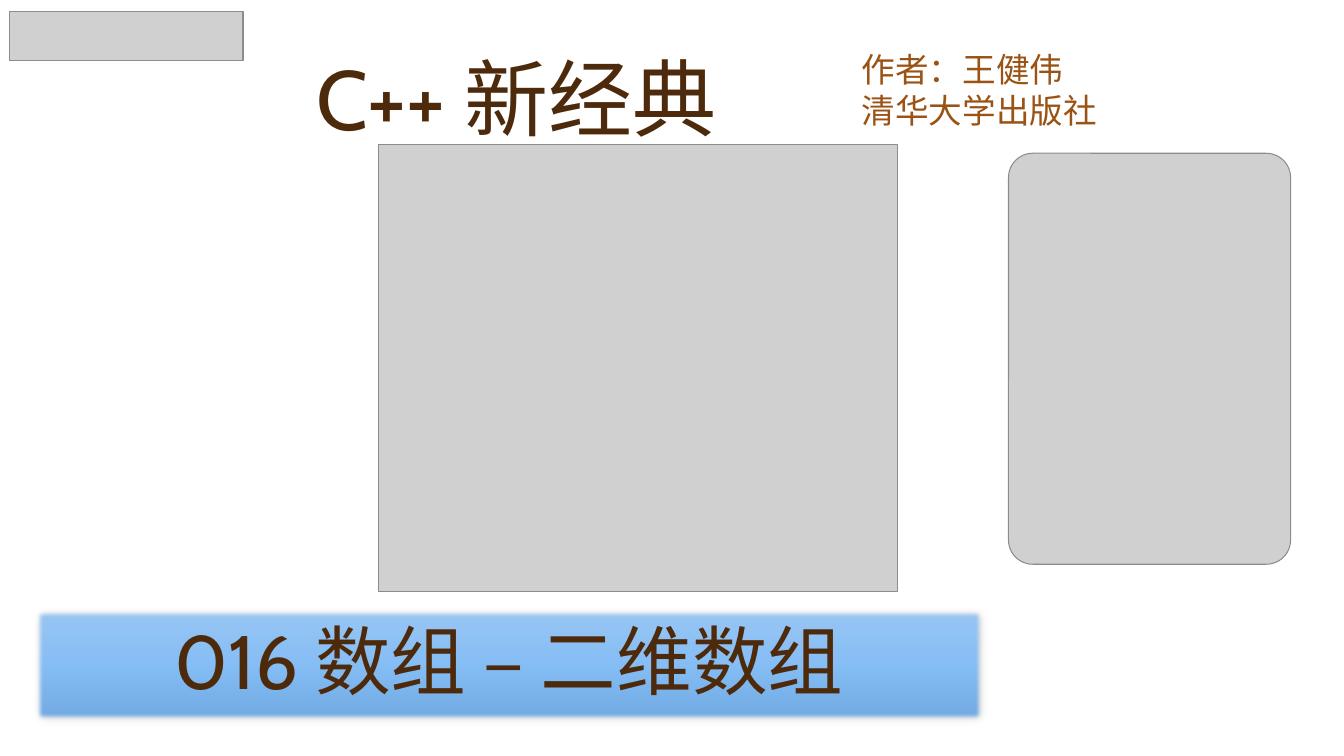
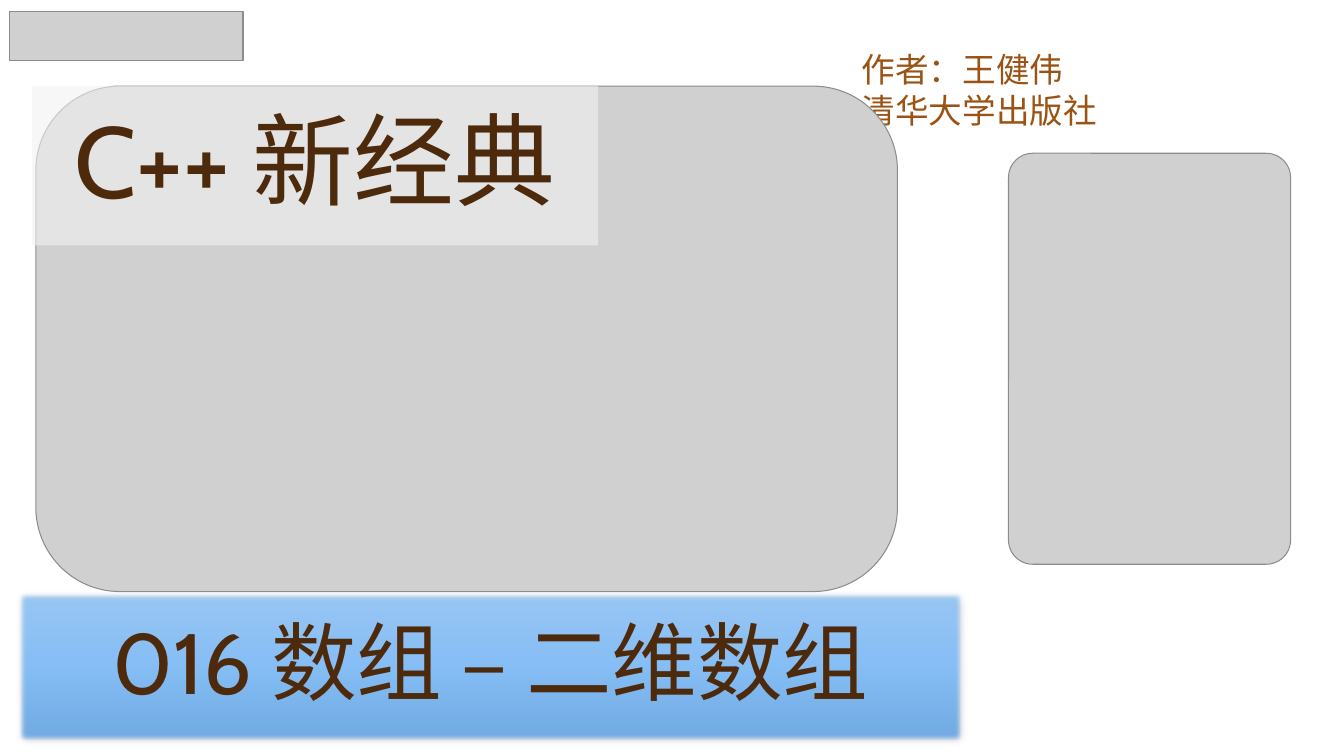
Before and after one commit to yasenstar/learn_cpp, a slide deck: slide 16 of cpp_new/C++ 新经典.pptx. Drawn at 1344x756 pixels with LibreOffice and Linux fonts; fonts in the diff are those of the drawing; grey boxes stand for pictures; background and template pictures are left out. Boxes give left, top, right and bottom in pixels: in the first picture for what was removed or moved away, otherwise in the second. Text is boxed around its words. In the diff, an @@ line names an element or a change of style, - is before the commit and + after.

```diff
--- a/cpp_new/C++ 新经典.pptx
+++ b/cpp_new/C++ 新经典.pptx
@@ title "C++ 新经典": place and size @@
-title "C++ 新经典" at [316, 59, 717, 151]
+title "C++ 新经典" at [32, 86, 598, 245]
@@ title "C++ 新经典" at [32, 86, 598, 245]: size 60 to 72 pt; alignment left to centre; vertical alignment bottom to middle; fill none to #F2F2F2 at 60% opacity @@
@@ picture: place and size @@
-picture at [379, 145, 898, 592]
+picture at [36, 86, 898, 591]
@@ rectangle "016 数组 – 二维数组": place and size @@
-rectangle "016 数组 – 二维数组" at [36, 610, 983, 720]
+rectangle "016 数组 – 二维数组" at [17, 592, 964, 743]
@@ rectangle "016 数组 – 二维数组" at [17, 592, 964, 743]: size 54 to 61 pt @@
```
Also in this commit, not shown: 7 other slides changed.
